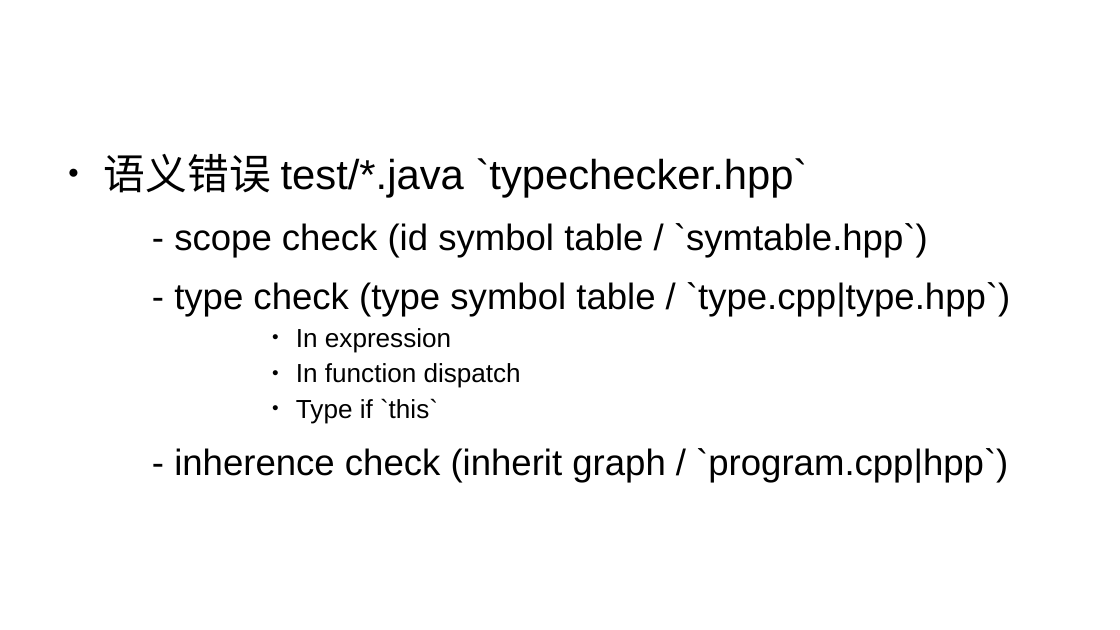
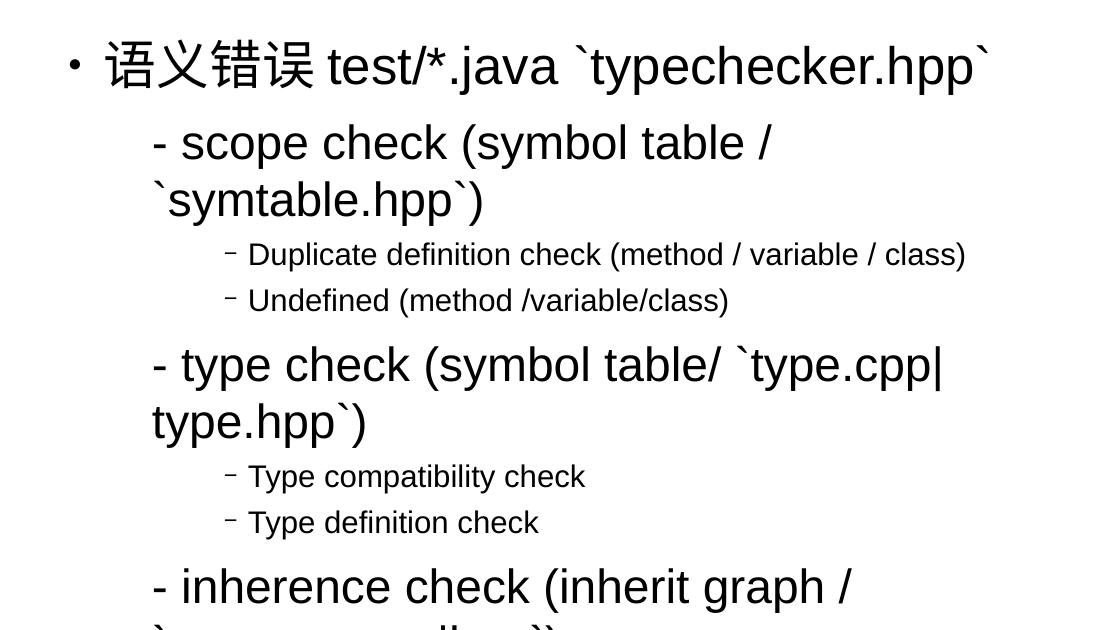
Before and after one commit to lulitao1997/minijavac, a slide deck: slide 6 of doc/report.odp. Drawn at 1120x630 pixels with LibreOffice and Linux fonts; fonts in the diff are those of the drawing. Boxes give left, top, right and bottom in pixels: in the first picture for what was removed or moved away, otherwise in the second. Text is boxed around its words. In the diff, an @@ line names an element or a change of style, - is before the commit and + after.

Commit message:
fix dispatch check

```diff
--- a/doc/report.odp
+++ b/doc/report.odp
@@ text at (104, 39, 992, 613): paragraphs added @@
+      − Cyclic inherence check
+      − Overload / inherit method
@@ text "语义错误 test/*.java `typechecker.hpp`": place and size @@
-text "语义错误 test/*.java `typechecker.hpp`" at (104, 154, 1010, 483)
+text "语义错误 test/*.java `typechecker.hpp`" at (104, 39, 992, 613)
@@ text at (104, 39, 992, 613): size 29.6 to 37.4 pt in "语义错误 test/*.java `typechecker.hpp`"; size 25.9 to 34 pt in "- inherence check (inherit graph / `program.cpp|hpp`)" @@
@@ text at (152, 124, 966, 539): text changed; size 25.9 to 22.1 pt @@
-  - scope check (id symbol table / `symtable.hpp`)
-  - type check (type symbol table / `type.cpp|type.hpp`)
-        ● In expression
-        ● In function dispatch
-        ● Type if `this`
+  - scope check (symbol table / `symtable.hpp`)
+      − Duplicate definition check (method / variable / class)
+      − Undefined (method /variable/class)
+  - type check (symbol table/ `type.cpp|type.hpp`)
+      − Type compatibility check
+      − Type definition check
```
Also in this commit, not shown: 4 other slides changed, 3 slides added, 1 slide removed, 16 other files.
